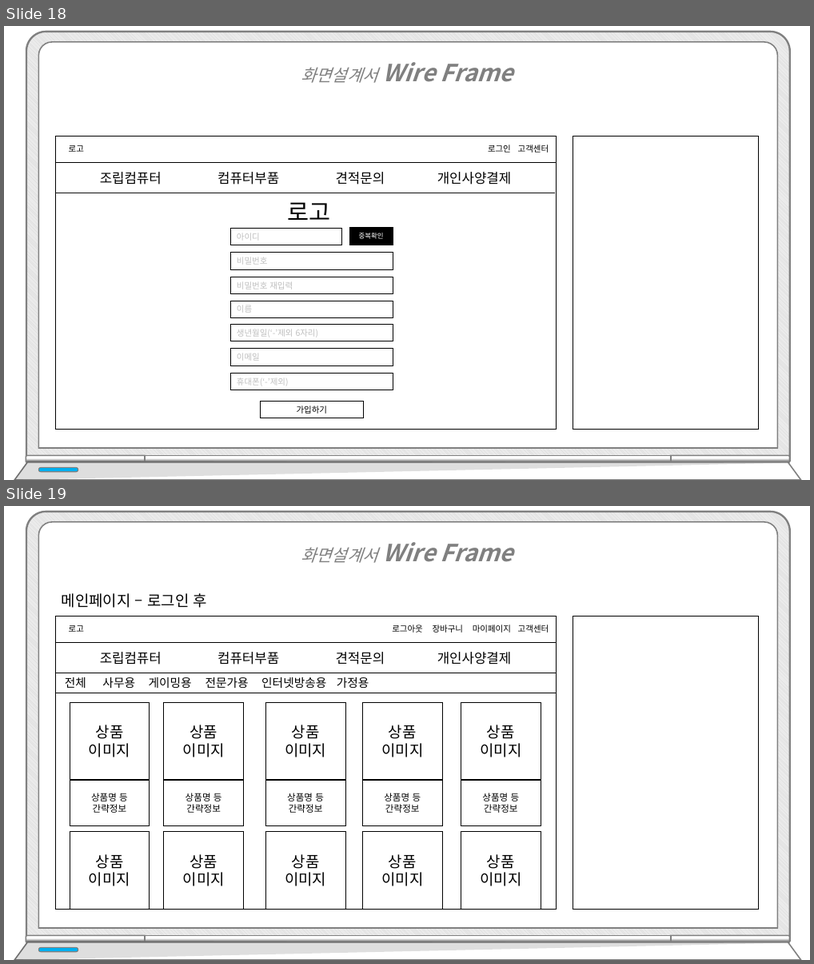
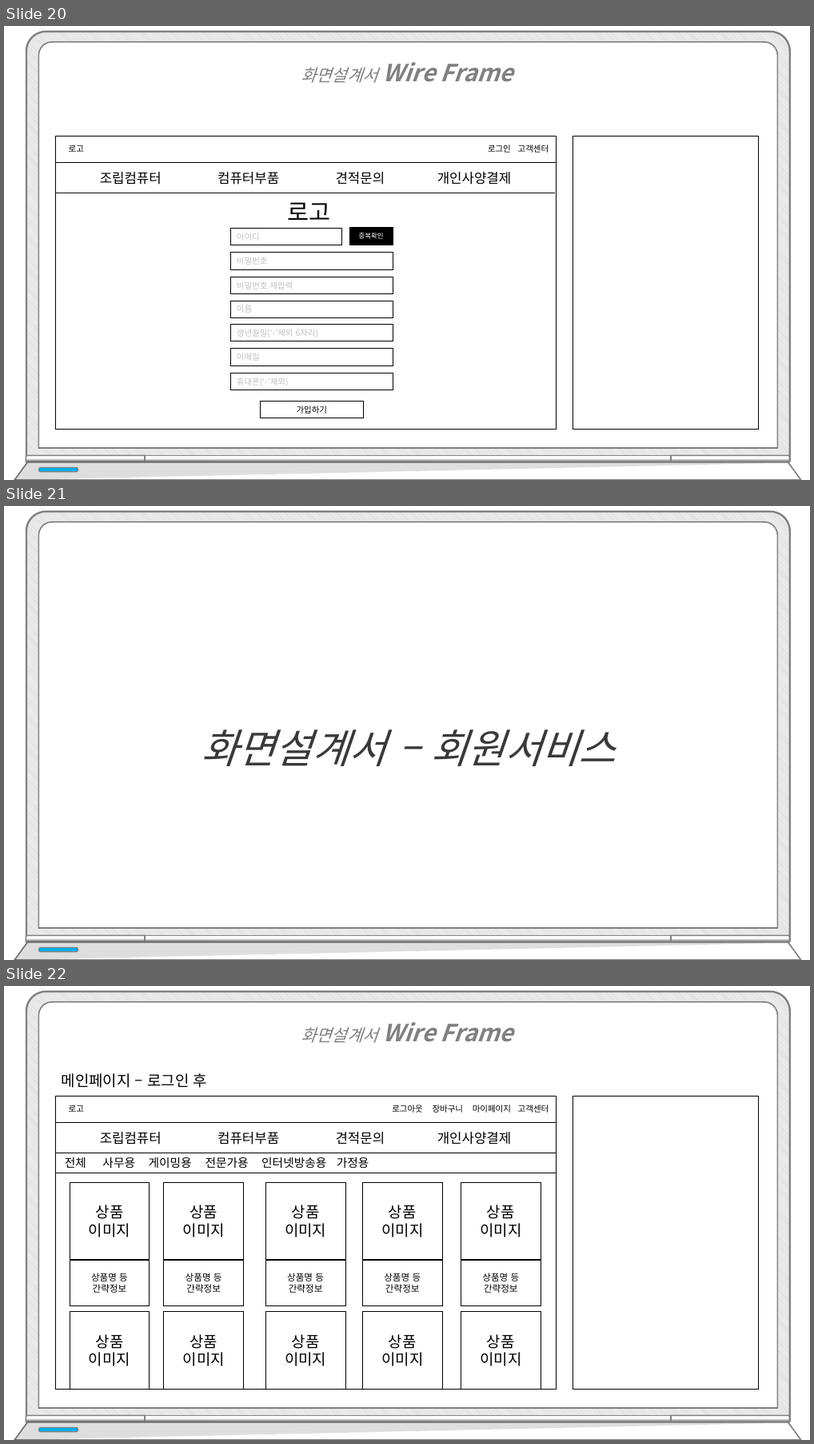
Before and after one commit to hhsw07/ezen-academy-projects, a slide deck: WebContent/발표/프로젝트5.pptx. Shown one above the other, each under a label of ours: slides 18 and 19 before the commit, slides 20, 21 and 22 after it. The pictures are 814x964 and 814x1444 pixels, drawn with LibreOffice and Linux fonts; fonts in the diff are those of the drawing. Boxes give left, top, right and bottom in pixels: in the first picture for what was removed or moved away, otherwise in the second. Text is boxed around its words. In the diff, an @@ line names an element or a change of style, - is before the commit and + after.

```diff
--- a/WebContent/발표/프로젝트5.pptx
+++ b/WebContent/발표/프로젝트5.pptx
@@ slide 21 added at (4, 506, 810, 960), background #FFFFFF @@
@@ text added at (201, 729, 616, 766), 48 pt, text #3B3838, italic @@
+화면설계서 – 회원서비스
@@ group added at (14, 512, 802, 960): 5 round same rects, 2 freeform shapes, 1 rounded rectangle @@
@@ what was slide 18 is now slide 20 @@
@@ what was slide 19 is now slide 22 @@
```
Also in this commit, not shown: 4 other slides added.
